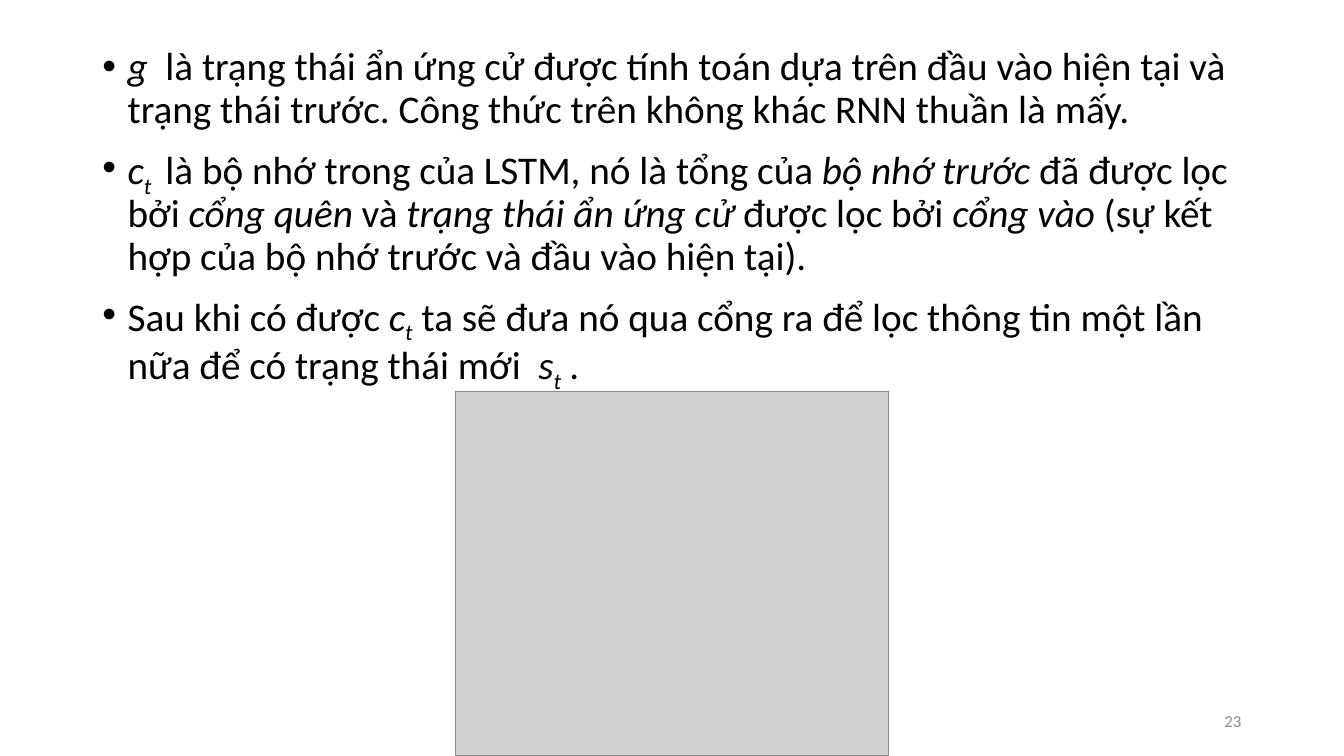
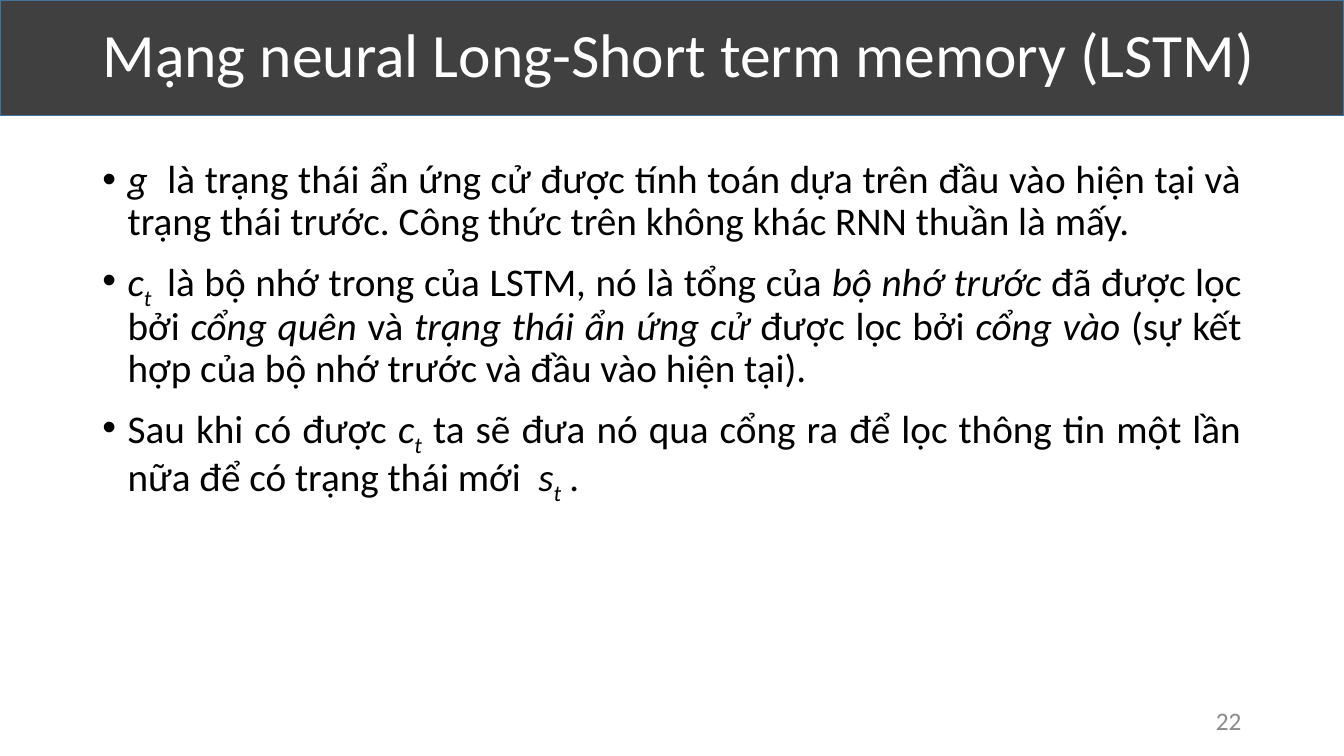
Before and after one commit to VolknerThanh/kltn_SentimentAnalysis, a slide deck: slide 22 of kltn-thuyết-trình.pptx (slide 23 before the commit). Drawn at 1344x756 pixels with LibreOffice and Linux fonts; fonts in the diff are those of the drawing; grey boxes stand for pictures. Boxes give left, top, right and bottom in pixels: in the first picture for what was removed or moved away, otherwise in the second. Text is boxed around its words. In the diff, an @@ line names an element or a change of style, - is before the commit and + after.

```diff
--- a/kltn-thuyết-trình.pptx
+++ b/kltn-thuyết-trình.pptx
@@ rectangle added at <box>0,0,1344,116</box>, fill #404040, outline #43739E 1 pt @@
@@ text added at <box>102,32,1254,88</box>, 44 pt, text #FFFFFF @@
+Mạng neural Long-Short term memory (LSTM)
@@ text "g là trạng thái ẩn ...": place and size @@
-text "g là trạng thái ẩn ..." at <box>128,49,1228,386</box>
+text "g là trạng thái ẩn ..." at <box>128,162,1241,498</box>
@@ text "g là trạng thái ẩn ..." at <box>128,162,1241,498</box>: alignment left to justified @@
@@ picture removed at <box>456,391,889,756</box> @@
@@ page number at <box>1216,714,1242,730</box>: text changed; size 12 to 18 pt @@
-23
+22
```
Also in this commit, not shown: 20 other slides changed, 10 slides added, 11 slides removed.
